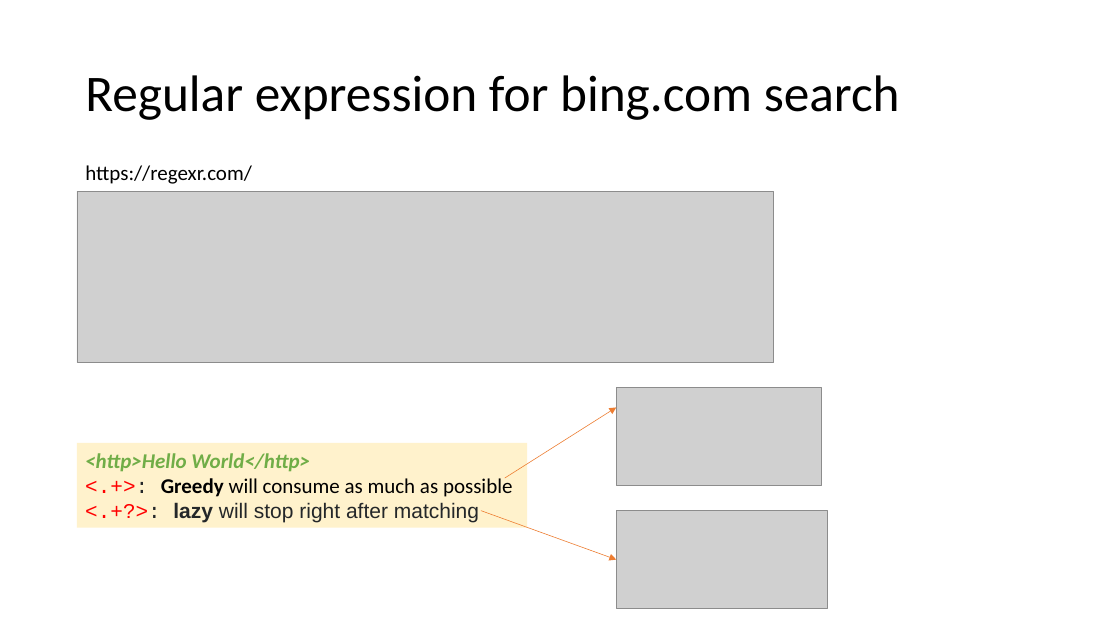
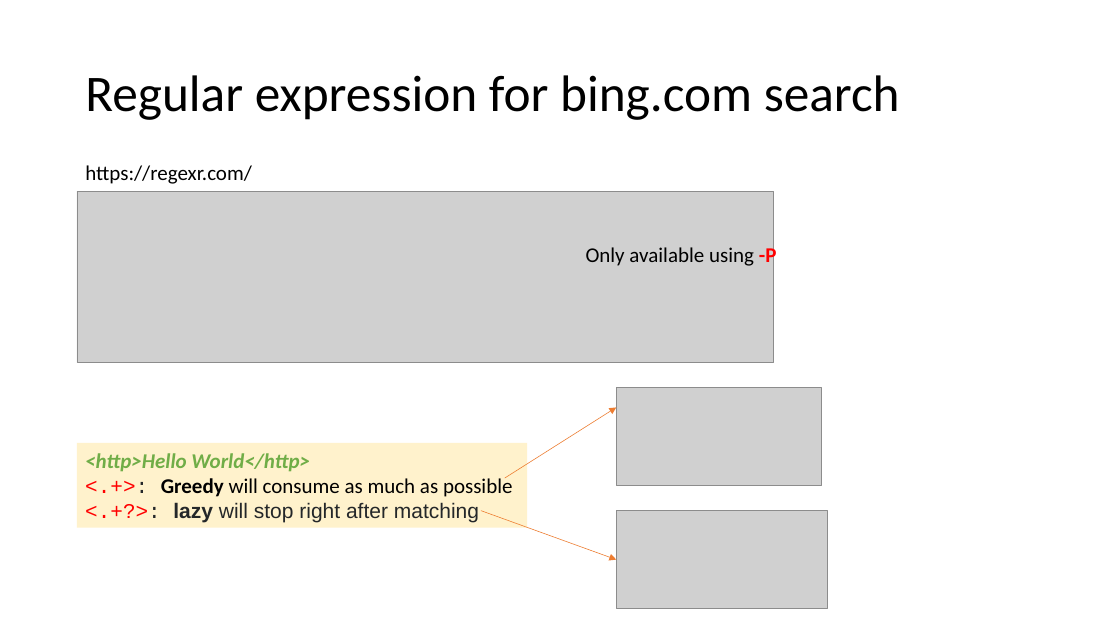
Before and after one commit to frankwxu/digital-forensics-lab, a slide deck: slide 36 of NIST_Data_Leakage_Case/NIST_Data_Leakage_03_WebHistory_SQL.pptx (slide 34 before the commit). Drawn at 1120x630 pixels with LibreOffice and Linux fonts; fonts in the diff are those of the drawing; grey boxes stand for pictures; background and template pictures are left out. Boxes give left, top, right and bottom in pixels: in the first picture for what was removed or moved away, otherwise in the second. Text is boxed around its words. In the diff, an @@ line names an element or a change of style, - is before the commit and + after.

```diff
--- a/NIST_Data_Leakage_Case/NIST_Data_Leakage_03_WebHistory_SQL.pptx
+++ b/NIST_Data_Leakage_Case/NIST_Data_Leakage_03_WebHistory_SQL.pptx
@@ text added at [586, 245, 777, 269], 18 pt, text #000000 @@
+Only available using -P
```
Also in this commit, not shown: 3 slides added, 8 other files.
